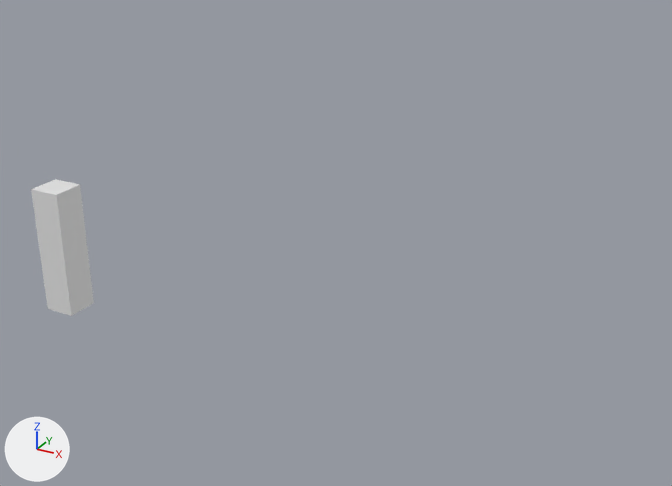
The Blender file cubicity_ASSETS/cubicity_ASSETS.blend, before and after one commit.
Rendered twice from a 50 mm camera at (0.498, -1.894, 1.366) aimed at (-0.561, 0.03, 0.404). The lights are fixed; the arrows at lower left show +X, +Y and +Z.

Names of what the first picture shows: 'ref_human'.
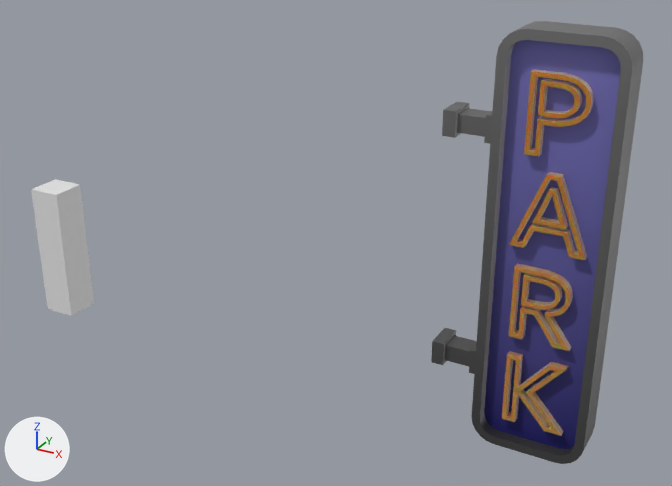
Commit message: CH02 L02 - Marqee Sign

The change, as a diff of the scene's bpy script:
```diff
--- a/cubicity_ASSETS/cubicity_ASSETS.blend.py
+++ b/cubicity_ASSETS/cubicity_ASSETS.blend.py
@@ me_text @@
+me_text.from_pydata(...)  # 950 vertices, 475 faces; spans x -0.083..0.089, y -0.04..-0.018, z 0.072..0.92
+me_text.materials.append(mat_cubicity_glass_emit)
@@ me_cube_011 @@
+me_cube_011.from_pydata(...)  # 192 vertices, 166 faces; spans x -0.254..0.138, y -0.05..0.05, z 0.0..1.007
+me_cube_011.polygons.foreach_set('use_smooth', [True] * 166)
+# faces by material slot: [164, 2]
+me_cube_011.materials.append(mat_cubicity_metal)
+me_cube_011.materials.append(mat_cubicity_painted)
@@ ob_sign_park_letters_rf @@
+ob_sign_park_letters_rf = bpy.data.objects.new('sign-park-letters-rf', me_text)
+ob_sign_park_letters_rf.location = (0.0, 0.0, 0.0)
+_m = ob_sign_park_letters_rf.modifiers.new('Solidify', 'SOLIDIFY')
+_m.offset = 1.0
+_m.use_even_offset = True
+_m = ob_sign_park_letters_rf.modifiers.new('Mirror', 'MIRROR')
+_m.use_axis = (False, True, False)
@@ ob_sign_park_housing_rf @@
+ob_sign_park_housing_rf = bpy.data.objects.new('sign-park-housing-rf', me_cube_011)
+ob_sign_park_housing_rf.location = (0.0, 0.0, 0.0)
```

Location of each change, (x1, y1, x2, y2) in pixels of the pictures (672 x 486 px):
'sign-park-housing-rf', added: after (431, 21, 643, 464)
    faces in mat_cubicity_painted: (484, 40, 621, 449)
    faces in mat_cubicity_metal: (431, 21, 643, 464)
'sign-park-letters-rf', added: after (502, 69, 594, 436)
